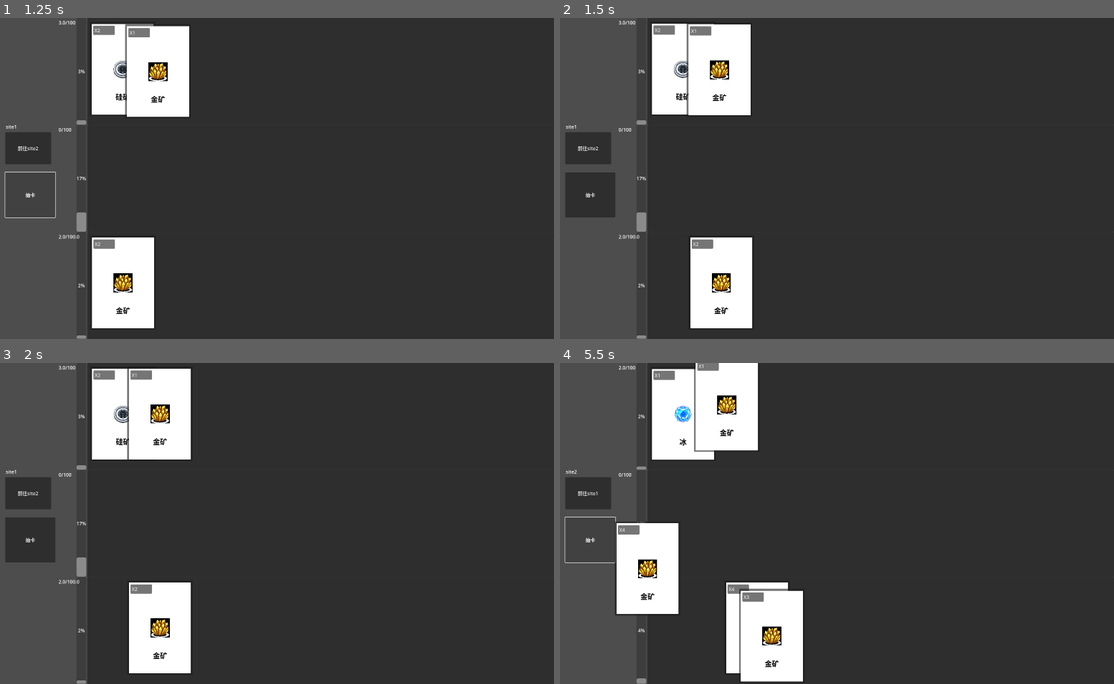
Above: before the commit, frames 1-4 (two rows, left to right).
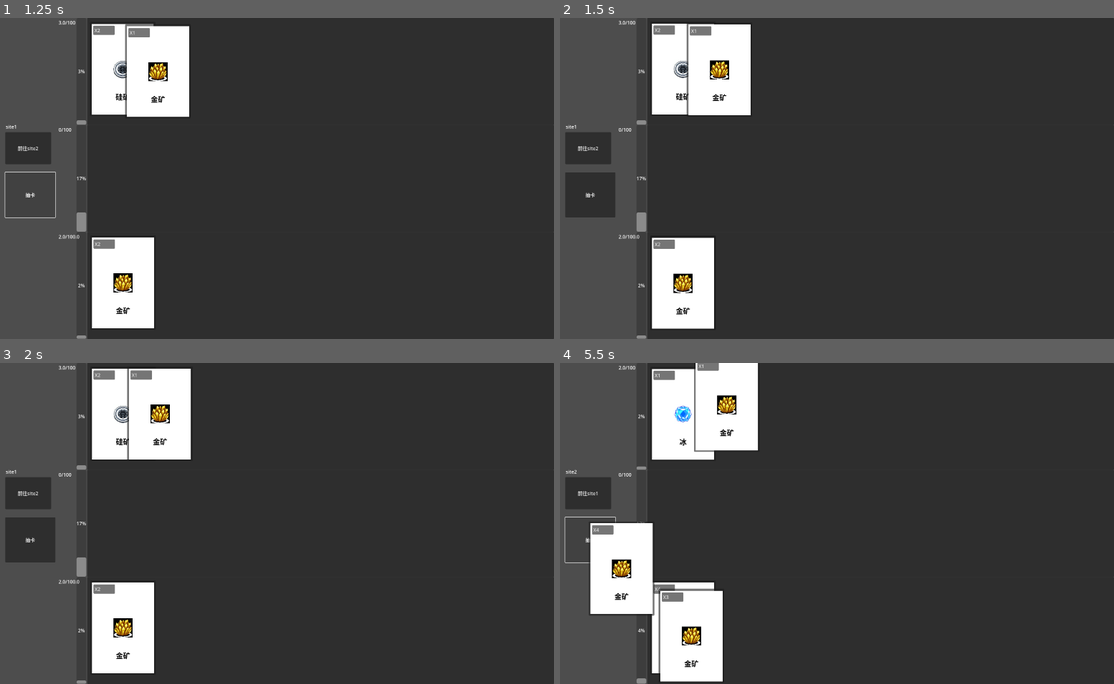
Above: after the commit, the same moments.

Repository: lwbiuchsjk/projectpp_demo_v02
Game: Godot game, scene res://testScean.tscn
The game is run twice, just before and just after one commit, with the same random seed, the same clock (stepped at 60 frames per second) and the same inputs. The engine's default icon, where the game draws it, is replaced by a stand-in: a white triangle on a blue panel in a dark square.
Inputs (mouse positions are in pixels of both pictures, inside the frame that each line leads up to):
- Up to frame 1 (1.25 s): click "抽卡" at 0.5 s
- Up to frame 2 (1.5 s): click (681, 281) at 1.27 s
- Up to frame 3 (2 s): no input
- Up to frame 4 (5.5 s): click "X2" at 2 s; click "X1" at 2.75 s; click "前往site2" at 3.5 s; click (681, 626) at 4.25 s; click "抽卡" at 5 s

Frame 1 is identical in both runs. In frame 2, 4.1% of the frame differs, in the area x 16-35%, y 68-97%; in frame 3, 3.9%; in frame 4, 11%, in the area x 5-44%, y 49-100%.

Commit message:
调整文件结构

Diff:
--- a/assets/cardsInfo.gd
+++ b/assets/script/cardsInfo.gd
@@ -1,9 +1,9 @@
 extends Node
-var file_path="res://assets/cardsInfo.CSV"
-var infosDic:Dictionary
+var itemCard_file_path="res://assets/data/cardsInfo.CSV"
+var itemCard:Dictionary
 
-func _init() -> void:
-	infosDic=read_csv_as_nested_dict(file_path)
+func _ready() -> void:
+	itemCard=read_csv_as_nested_dict(itemCard_file_path)
 
 	# 函数读取CSV文件并将其转换为嵌套字典
 func read_csv_as_nested_dict(path: String) -> Dictionary:
--- a/cards/card.gd
+++ b/cards/card.gd
@@ -101,7 +101,7 @@
 	pass # Replace with function body.
 
 func initCard(Nm) -> void:
-	cardInfo=CardsInfo.infosDic[Nm]
+	cardInfo=CardsInfo.itemCard[Nm]
 	cardWeight=float(cardInfo["base_cardWeight"])
 	cardClass=cardInfo["base_cardClass"]
 	cardName=cardInfo["base_cardName"]
@@ -136,12 +136,15 @@
 	return false
 
 func _on_button_mouse_entered() -> void:
-	cardCurrentState = cardState.focus
-	scale = Vector2(1.2, 1.2)
-	z_index = 100
+	if dup == null:
+		dup=self.duplicate() as card
+		VfSlayer.add_child(dup)
+		dup.global_position=global_position
+		dup.cardCurrentState=cardState.focus
+		dup.scale = Vector2(1.2, 1.2)
 	pass
 
 func _on_button_mouse_exited() -> void:
-	cardCurrentState = cardState.following
-	scale = Vector2(1, 1)
+	if dup!=null:
+		dup.queue_free()
 	pass
--- a/cards/card.tscn
+++ b/cards/card.tscn
@@ -106,7 +106,5 @@
 
 [connection signal="button_down" from="Button" to="." method="_on_button_button_down"]
 [connection signal="button_up" from="Button" to="." method="_on_button_button_up"]
-[connection signal="mouse_entered" from="Button" to="." method="_on_button_mouse_entered"]
-[connection signal="mouse_exited" from="Button" to="." method="_on_button_mouse_exited"]
 [connection signal="button_down" from="allButton" to="." method="_on_all_button_button_down"]
 [connection signal="button_up" from="allButton" to="." method="_on_button_button_up"]
--- a/infos.gd
+++ b/infos.gd
@@ -11,7 +11,7 @@
 
 func add_new_card(cardName,cardDeck,caller = get_tree().get_first_node_in_group("cardDeck"))->Node:
 		print("开始创建新卡牌："+str(cardName))
-		var cardClass=CardsInfo.infosDic[cardName]["base_cardClass"]
+		var cardClass=CardsInfo.itemCard[cardName]["base_cardClass"]
 		print("添加的卡的类型为%s:"%cardClass)
 		var cardToAdd
 
--- a/project.godot
+++ b/project.godot
@@ -17,7 +17,7 @@
 
 [autoload]
 
-CardsInfo="*res://assets/cardsInfo.gd"
+CardsInfo="*res://assets/script/cardsInfo.gd"
 VfSlayer="*res://VFSlayer.tscn"
 Infos="*res://infos.tscn"
 
Not shown: 1 places in VFSlayer.tscn that only renumber resources
Binary file removed: assets/cardInfos.base.translation
Binary file removed: assets/cardInfos.food_HP.translation
Binary file removed: assets/cardInfos.index.translation
Binary file removed: assets/cardInfos.npc.translation
Binary file removed: assets/cardInfos.site.translation
Binary file removed: assets/cardsInfo.base.translation
Not shown, removed: assets/cardsInfo.csv.import
Binary file removed: assets/cardsInfo.food_HP.translation
Binary file removed: assets/cardsInfo.index.translation
Binary file removed: assets/cardsInfo.npc.translation
Binary file removed: assets/cardsInfo.site.translation
(and 8 more such lines)
